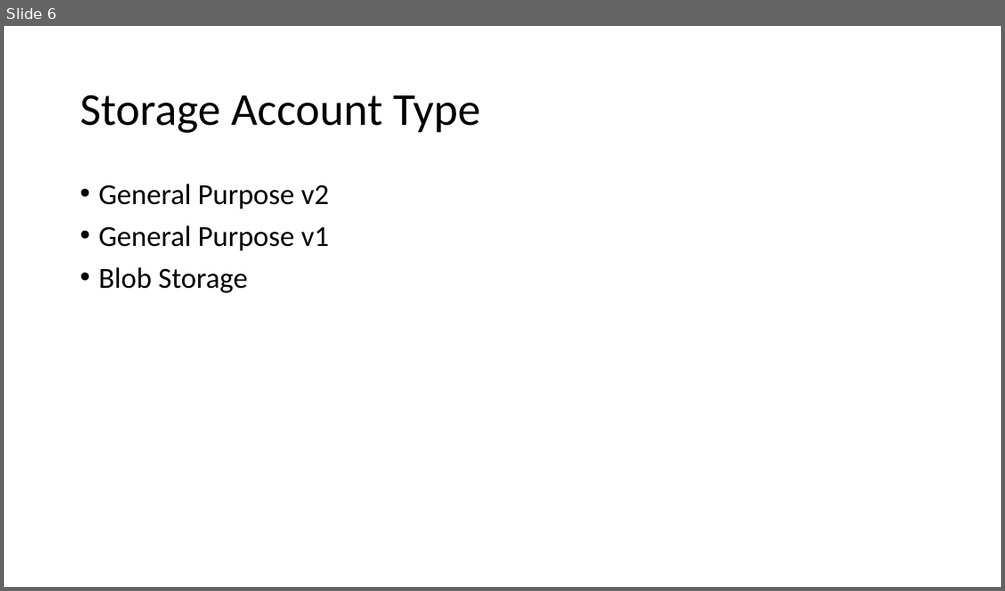
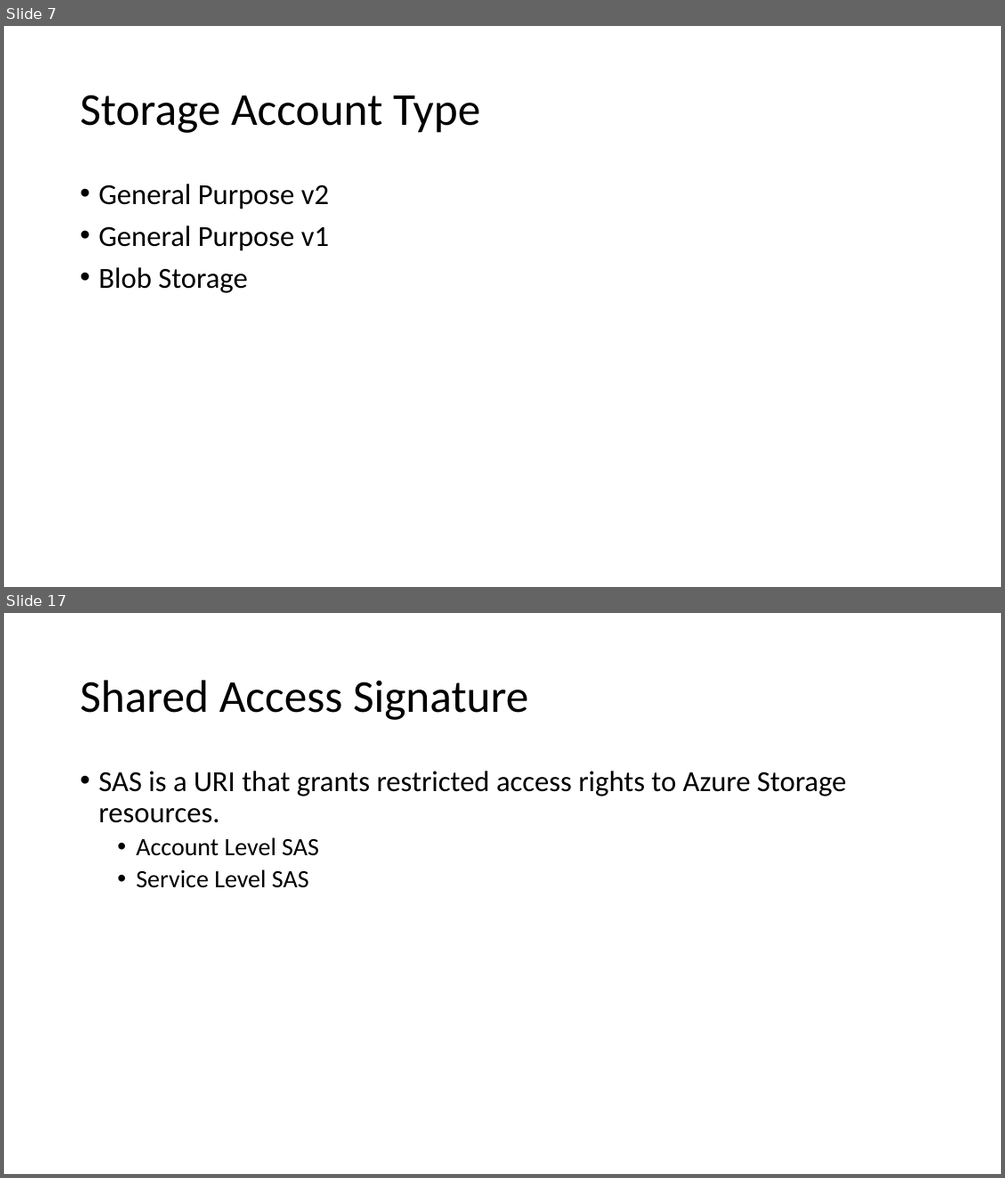
Before and after one commit to Anwarthajudeen/09Sep-AZ104, a slide deck: Azure Storage.pptx. Shown one above the other, each under a label of ours: slide 6 before the commit, slides 7 and 17 after it; the slides between them are not shown. The pictures are 1005x591 and 1005x1178 pixels, drawn with LibreOffice and Linux fonts; fonts in the diff are those of the drawing. Boxes give left, top, right and bottom in pixels: in the first picture for what was removed or moved away, otherwise in the second. Text is boxed around its words. In the diff, an @@ line names an element or a change of style, - is before the commit and + after.

```diff
--- a/Azure Storage.pptx
+++ b/Azure Storage.pptx
@@ slide 17 added at <box>4,613,1001,1174</box>, background #FFFFFF @@
@@ title added at <box>80,680,528,720</box>, 44 pt, text #000000 @@
+Shared Access Signature
@@ text added at <box>98,771,846,888</box>, 28 pt, text #000000 @@
+• SAS is a URI that grants restricted access rights to Azure Storage resources.
+  • Account Level SAS
+  • Service Level SAS
@@ what was slide 6 is now slide 7 @@
```
Also in this commit, not shown: 17 other slides added.
